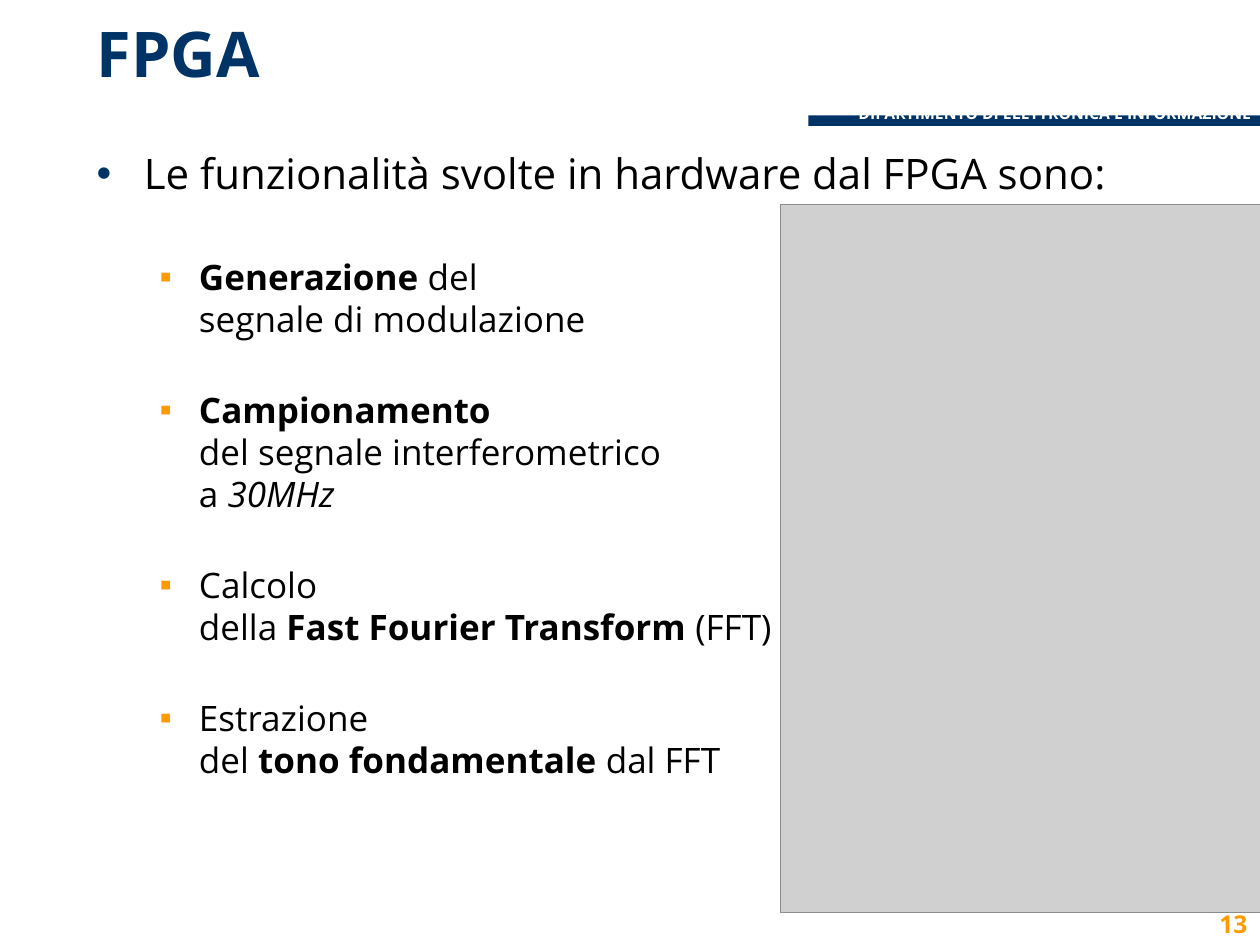
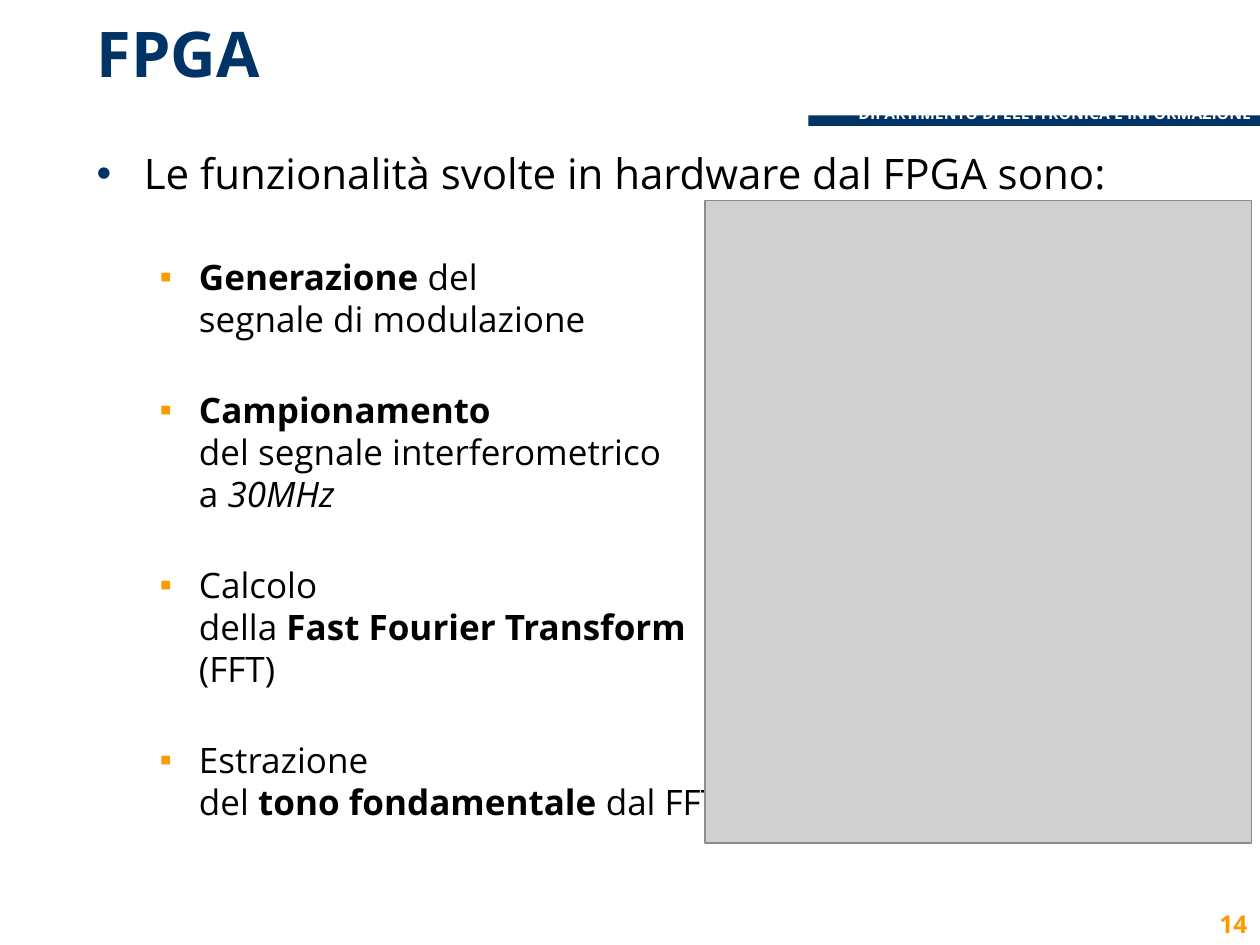
Before and after one commit to lcavagnispolimi/thesis_latex, a slide deck: slide 14 of presentazione_discussione.pptx (slide 13 before the commit). Drawn at 1260x945 pixels with LibreOffice and Linux fonts; fonts in the diff are those of the drawing; grey boxes stand for pictures; background and template pictures are left out. Boxes give left, top, right and bottom in pixels: in the first picture for what was removed or moved away, otherwise in the second. Text is boxed around its words. In the diff, an @@ line names an element or a change of style, - is before the commit and + after.

Commit message:
changed FPGA software image

```diff
--- a/presentazione_discussione.pptx
+++ b/presentazione_discussione.pptx
@@ text "Le funzionalità svolte in hardware ..." rewrapped from (144,156,1106,774) to (144,156,1106,825) @@
@@ picture: place and size @@
-picture at (781,205,1260,914)
+picture at (704,200,1251,843)
@@ page number at (1219,915,1247,933): text changed @@
-13
+14
```
Also in this commit, not shown: 2 other slides changed.
